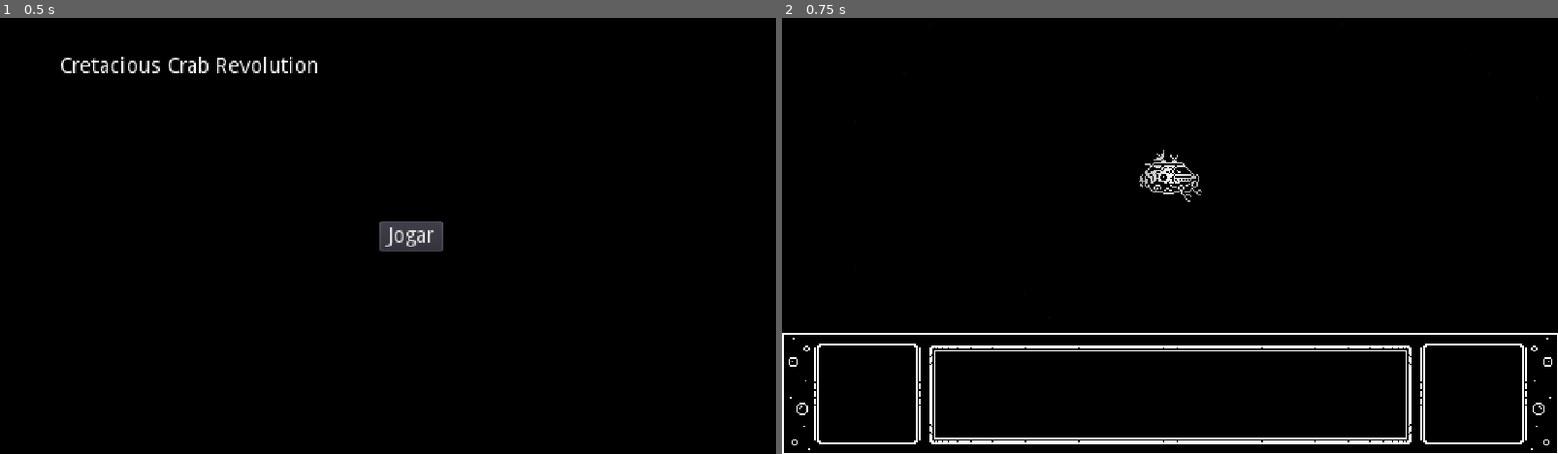
Above: before the commit, frames 1-2 (left to right).
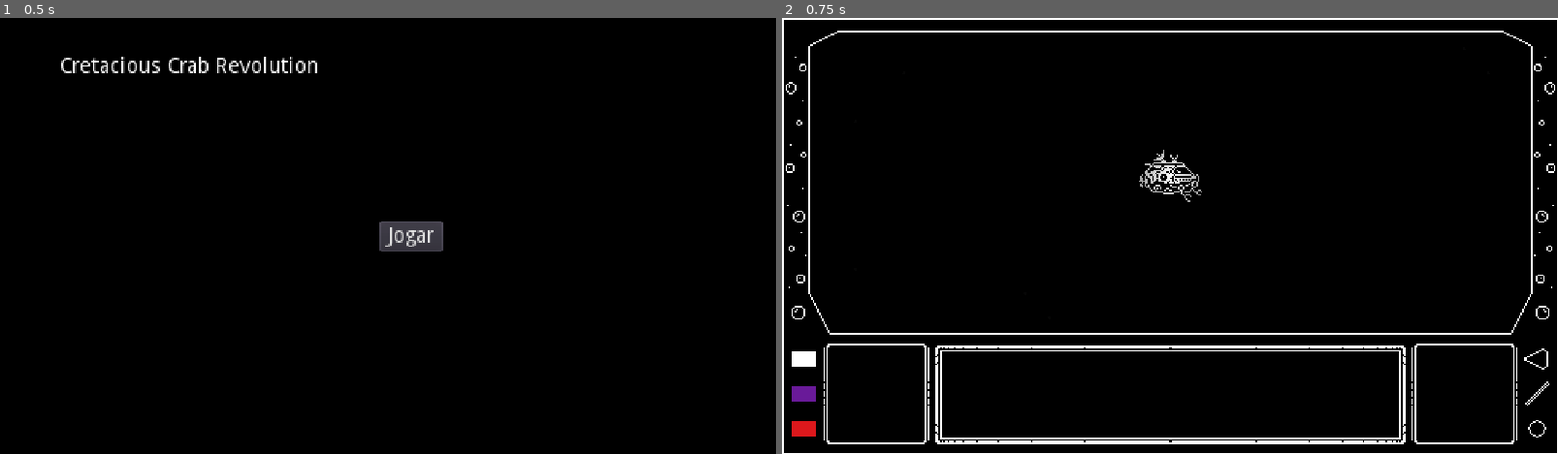
Above: after the commit, the same moments.

Repository: rapieregridoro/Cretaceous_Crab_Revolution
Game: Godot game, scene res://Scenes/Main.tscn
Same seed, same stepped clock (60 frames per second), same inputs: the game is played once before the commit and once after it.
Inputs:
- Up to frame 1 (0.5 s): no input
- Up to frame 2 (0.75 s): click "Jogar" at 0.5 s

Frame 1 is identical in both runs. In frame 2, 3.4% of the frame differs, in the area x 0-100%, y 0-100%.

Commit message:
hud novo e novas pastas para imagens

Diff:
--- a/Projeto_CCR_Godot/Scenes/Fases/Particula_fundo.tscn
+++ b/Projeto_CCR_Godot/Scenes/Fases/Particula_fundo.tscn
@@ -1,6 +1,7 @@
 [gd_scene load_steps=5 format=2]
 
-[ext_resource path="res://Images/particulinha.png" type="Texture" id=1]
+[ext_resource path="res://Images/VFX/particulinha.png" type="Texture" id=1]
+
 
 [sub_resource type="CanvasItemMaterial" id=1]
 
--- a/Projeto_CCR_Godot/Scenes/Jogador/Jogador.tscn
+++ b/Projeto_CCR_Godot/Scenes/Jogador/Jogador.tscn
@@ -2,12 +2,15 @@
 
 [ext_resource path="res://Script/Jogador.gd" type="Script" id=1]
 [ext_resource path="res://Audio/SFX/Motor_3.wav" type="AudioStream" id=2]
-[ext_resource path="res://Images/bolha.png" type="Texture" id=3]
-[ext_resource path="res://Images/light.png" type="Texture" id=4]
-[ext_resource path="res://Images/Direcionallight.png" type="Texture" id=5]
+[ext_resource path="res://Images/VFX/bolha.png" type="Texture" id=3]
+[ext_resource path="res://Images/VFX/light.png" type="Texture" id=4]
+[ext_resource path="res://Images/VFX/Direcionallight.png" type="Texture" id=5]
 [ext_resource path="res://Scenes/Jogador/Jogador_anim.tscn" type="PackedScene" id=6]
 [ext_resource path="res://Audio/SFX/Motor_2.wav" type="AudioStream" id=7]
 [ext_resource path="res://Audio/SFX/Motor_1.wav" type="AudioStream" id=8]
+
+
+
 
 
 [sub_resource type="ParticlesMaterial" id=1]
--- a/Projeto_CCR_Godot/Scenes/Jogador/Jogador_anim.tscn
+++ b/Projeto_CCR_Godot/Scenes/Jogador/Jogador_anim.tscn
@@ -1,7 +1,9 @@
 [gd_scene load_steps=5 format=2]
 
-[ext_resource path="res://Images/Submarino_move.png" type="Texture" id=1]
-[ext_resource path="res://Images/Submarino_death.png" type="Texture" id=2]
+[ext_resource path="res://Images/Personagens/Submarino_move.png" type="Texture" id=1]
+[ext_resource path="res://Images/Personagens/Submarino_death.png" type="Texture" id=2]
+
+
 
 [sub_resource type="Animation" id=1]
 resource_name = "Move"
--- a/Projeto_CCR_Godot/Scenes/Menu/HUD_inferior.tscn
+++ b/Projeto_CCR_Godot/Scenes/Menu/HUD_inferior.tscn
@@ -1,9 +1,15 @@
-[gd_scene load_steps=5 format=2]
+[gd_scene load_steps=11 format=2]
 
-[ext_resource path="res://Images/hud_inferior.png" type="Texture" id=1]
-[ext_resource path="res://Images/Ziloneo.png" type="Texture" id=2]
-[ext_resource path="res://Images/Froggson.png" type="Texture" id=3]
-[ext_resource path="res://Images/Valerie.png" type="Texture" id=4]
+[ext_resource path="res://Images/HUD/hud_inferior.png" type="Texture" id=1]
+[ext_resource path="res://Images/Personagens/Ziloneo.png" type="Texture" id=2]
+[ext_resource path="res://Images/Personagens/Froggson.png" type="Texture" id=3]
+[ext_resource path="res://Images/Personagens/Valerie.png" type="Texture" id=4]
+[ext_resource path="res://Images/HUD/Icon_laser.png" type="Texture" id=5]
+[ext_resource path="res://Images/HUD/Icon_sentinela.png" type="Texture" id=6]
+[ext_resource path="res://Images/HUD/Icon_luz_roxa.png" type="Texture" id=7]
+[ext_resource path="res://Images/HUD/Icon_cone.png" type="Texture" id=8]
+[ext_resource path="res://Images/HUD/Icon_luz_vermelha.png" type="Texture" id=9]
+[ext_resource path="res://Images/HUD/Icon_luz_branca.png" type="Texture" id=10]
 
 [node name="HUD_inferior" type="CanvasLayer"]
 
@@ -13,8 +19,9 @@
 anchor_right = 0.5
 anchor_bottom = 1.0
 margin_left = -256.0
-margin_top = -80.0
+margin_top = -288.0
 margin_right = 256.0
+mouse_filter = 2
 texture = ExtResource( 1 )
 __meta__ = {
 "_edit_use_anchors_": false
@@ -22,27 +29,57 @@
 
 [node name="Valerie" type="Sprite" parent="ColorRect"]
 visible = false
-position = Vector2( 456, 40 )
+position = Vector2( 450, 248 )
 texture = ExtResource( 4 )
 hframes = 6
 
 [node name="Froggson" type="Sprite" parent="ColorRect"]
 visible = false
-position = Vector2( 456, 40 )
+position = Vector2( 450, 248 )
 texture = ExtResource( 3 )
 
 [node name="Ziloneo" type="Sprite" parent="ColorRect"]
 visible = false
-position = Vector2( 56, 40 )
+position = Vector2( 62, 248 )
 texture = ExtResource( 2 )
 hframes = 5
 
 [node name="Fala" type="RichTextLabel" parent="ColorRect"]
-margin_left = 104.0
-margin_top = 17.0
-margin_right = 410.0
-margin_bottom = 72.0
+margin_left = 106.0
+margin_top = 221.0
+margin_right = 406.0
+margin_bottom = 276.0
 scroll_active = false
 __meta__ = {
 "_edit_use_anchors_": false
 }
+
+[node name="Cone" type="Sprite" parent="ColorRect"]
+position = Vector2( 498, 225 )
+texture = ExtResource( 8 )
+hframes = 2
+
+[node name="Laser" type="Sprite" parent="ColorRect"]
+position = Vector2( 498, 248 )
+texture = ExtResource( 5 )
+hframes = 2
+
+[node name="Sentinela" type="Sprite" parent="ColorRect"]
+position = Vector2( 498, 271 )
+texture = ExtResource( 6 )
+hframes = 2
+
+[node name="Branca" type="Sprite" parent="ColorRect"]
+position = Vector2( 14, 225 )
+texture = ExtResource( 10 )
+hframes = 2
+
+[node name="Roxa" type="Sprite" parent="ColorRect"]
+position = Vector2( 14, 248 )
+texture = ExtResource( 7 )
+hframes = 2
+
+[node name="Vermelha" type="Sprite" parent="ColorRect"]
+position = Vector2( 14, 271 )
+texture = ExtResource( 9 )
+hframes = 2
--- a/Projeto_CCR_Godot/Scenes/Objetos/Alga.tscn
+++ b/Projeto_CCR_Godot/Scenes/Objetos/Alga.tscn
@@ -1,6 +1,7 @@
 [gd_scene load_steps=3 format=2]
 
-[ext_resource path="res://Images/algamovimento.png" type="Texture" id=1]
+[ext_resource path="res://Images/Cenario/algamovimento.png" type="Texture" id=1]
+
 
 [sub_resource type="Animation" id=1]
 resource_name = "Alga"
--- a/Projeto_CCR_Godot/Scenes/Objetos/Anemona.tscn
+++ b/Projeto_CCR_Godot/Scenes/Objetos/Anemona.tscn
@@ -1,6 +1,7 @@
 [gd_scene load_steps=3 format=2]
 
-[ext_resource path="res://Images/anemona_movimento.png" type="Texture" id=1]
+[ext_resource path="res://Images/Cenario/anemona_movimento.png" type="Texture" id=1]
+
 
 [sub_resource type="Animation" id=1]
 resource_name = "Anemona"
--- a/Projeto_CCR_Godot/Scenes/Objetos/Baiacu.tscn
+++ b/Projeto_CCR_Godot/Scenes/Objetos/Baiacu.tscn
@@ -1,6 +1,7 @@
 [gd_scene load_steps=2 format=2]
 
-[ext_resource path="res://Images/Baiacu_expan.png" type="Texture" id=1]
+[ext_resource path="res://Images/Cenario/Baiacu_expan.png" type="Texture" id=1]
+
 
 
 [node name="Baiacu" type="Node2D"]
--- a/Projeto_CCR_Godot/Scenes/Objetos/Chamine.tscn
+++ b/Projeto_CCR_Godot/Scenes/Objetos/Chamine.tscn
@@ -1,7 +1,8 @@
 [gd_scene load_steps=8 format=2]
 
-[ext_resource path="res://Images/Chamine.png" type="Texture" id=1]
+[ext_resource path="res://Images/Cenario/Chamine.png" type="Texture" id=1]
 [ext_resource path="res://Audio/SFX/sfx_geiser.wav" type="AudioStream" id=2]
+
 
 [sub_resource type="Gradient" id=1]
 colors = PoolColorArray( 1, 1, 1, 1, 0, 0, 0, 0 )
--- a/Projeto_CCR_Godot/Scenes/Objetos/Chave.tscn
+++ b/Projeto_CCR_Godot/Scenes/Objetos/Chave.tscn
@@ -1,9 +1,11 @@
 [gd_scene load_steps=6 format=2]
 
-[ext_resource path="res://Images/chave.png" type="Texture" id=1]
-[ext_resource path="res://Images/chave_luz.png" type="Texture" id=2]
+[ext_resource path="res://Images/Cenario/chave.png" type="Texture" id=1]
+[ext_resource path="res://Images/VFX/chave_luz.png" type="Texture" id=2]
 [ext_resource path="res://Script/Chave.gd" type="Script" id=3]
 [ext_resource path="res://Audio/SFX/Chave_V1.wav" type="AudioStream" id=4]
+
+
 
 
 [sub_resource type="CircleShape2D" id=1]
--- a/Projeto_CCR_Godot/Scenes/Objetos/Coral_Dois.tscn
+++ b/Projeto_CCR_Godot/Scenes/Objetos/Coral_Dois.tscn
@@ -1,6 +1,7 @@
 [gd_scene load_steps=2 format=2]
 
-[ext_resource path="res://Images/coralDois.png" type="Texture" id=1]
+[ext_resource path="res://Images/Cenario/coralDois.png" type="Texture" id=1]
+
 
 [node name="Coral_Dois" type="Sprite"]
 texture = ExtResource( 1 )
--- a/Projeto_CCR_Godot/Scenes/Objetos/Coral_Um.tscn
+++ b/Projeto_CCR_Godot/Scenes/Objetos/Coral_Um.tscn
@@ -1,6 +1,7 @@
 [gd_scene load_steps=2 format=2]
 
-[ext_resource path="res://Images/coralUm.png" type="Texture" id=1]
+[ext_resource path="res://Images/Cenario/coralUm.png" type="Texture" id=1]
+
 
 [node name="Coral_Um" type="Sprite"]
 texture = ExtResource( 1 )
--- a/Projeto_CCR_Godot/Scenes/Objetos/Malamar.tscn
+++ b/Projeto_CCR_Godot/Scenes/Objetos/Malamar.tscn
@@ -1,6 +1,7 @@
 [gd_scene load_steps=3 format=2]
 
-[ext_resource path="res://Images/malamar_movimento.png" type="Texture" id=1]
+[ext_resource path="res://Images/Cenario/malamar_movimento.png" type="Texture" id=1]
+
 
 [sub_resource type="Animation" id=1]
 resource_name = "Malamar"
--- a/Projeto_CCR_Godot/Scenes/Objetos/Porta.tscn
+++ b/Projeto_CCR_Godot/Scenes/Objetos/Porta.tscn
@@ -1,8 +1,9 @@
 [gd_scene load_steps=7 format=2]
 
-[ext_resource path="res://Images/Porta_abrindo.png" type="Texture" id=1]
+[ext_resource path="res://Images/Cenario/Porta_abrindo.png" type="Texture" id=1]
 [ext_resource path="res://Script/Porta.gd" type="Script" id=2]
 [ext_resource path="res://Audio/SFX/Porta_V1.wav" type="AudioStream" id=3]
+
 
 
 [sub_resource type="Animation" id=1]
--- a/Projeto_CCR_Godot/Scenes/Objetos/Treco.tscn
+++ b/Projeto_CCR_Godot/Scenes/Objetos/Treco.tscn
@@ -1,6 +1,7 @@
 [gd_scene load_steps=2 format=2]
 
-[ext_resource path="res://Images/treco.png" type="Texture" id=1]
+[ext_resource path="res://Images/Cenario/treco.png" type="Texture" id=1]
+
 
 
 [node name="Treco" type="Sprite"]
--- a/Projeto_CCR_Godot/Tres/TileMap.tres
+++ b/Projeto_CCR_Godot/Tres/TileMap.tres
@@ -1,7 +1,7 @@
 [gd_resource type="TileSet" load_steps=191 format=2]
 
-[ext_resource path="res://Images/Basic_Tileset_16x16.png" type="Texture" id=1]
-[ext_resource path="res://Images/cascalho_tileset.png" type="Texture" id=2]
+[ext_resource path="res://Images/Cenario/Basic_Tileset_16x16.png" type="Texture" id=1]
+[ext_resource path="res://Images/Cenario/cascalho_tileset.png" type="Texture" id=2]
 
 [sub_resource type="OccluderPolygon2D" id=1]
 polygon = PoolVector2Array( 0, 0, 16, 0, 16, 16, 0, 16 )
Binary file changed: Projeto_CCR_Godot/Data/falas.en.translation
Binary file changed: Projeto_CCR_Godot/Data/falas.pt_BR.translation
Not shown, removed: Projeto_CCR_Godot/Images/Baiacu.png.import
Not shown, removed: Projeto_CCR_Godot/Images/Baiacu_expan.png.import
Not shown, removed: Projeto_CCR_Godot/Images/Basic_Tileset_16x16.png.import
Binary file removed: Projeto_CCR_Godot/Images/Captain.png
Not shown, removed: Projeto_CCR_Godot/Images/Captain.png.import
Not shown, removed: Projeto_CCR_Godot/Images/Carangod.png.import
Binary file removed: Projeto_CCR_Godot/Images/Carangod_big.png
Not shown, removed: Projeto_CCR_Godot/Images/Carangod_big.png.import
Renamed: Projeto_CCR_Godot/Images/Baiacu.png -> Projeto_CCR_Godot/Images/Cenario/Baiacu.png
Not shown, added: Projeto_CCR_Godot/Images/Cenario/Baiacu.png.import
(and 143 more such lines)
